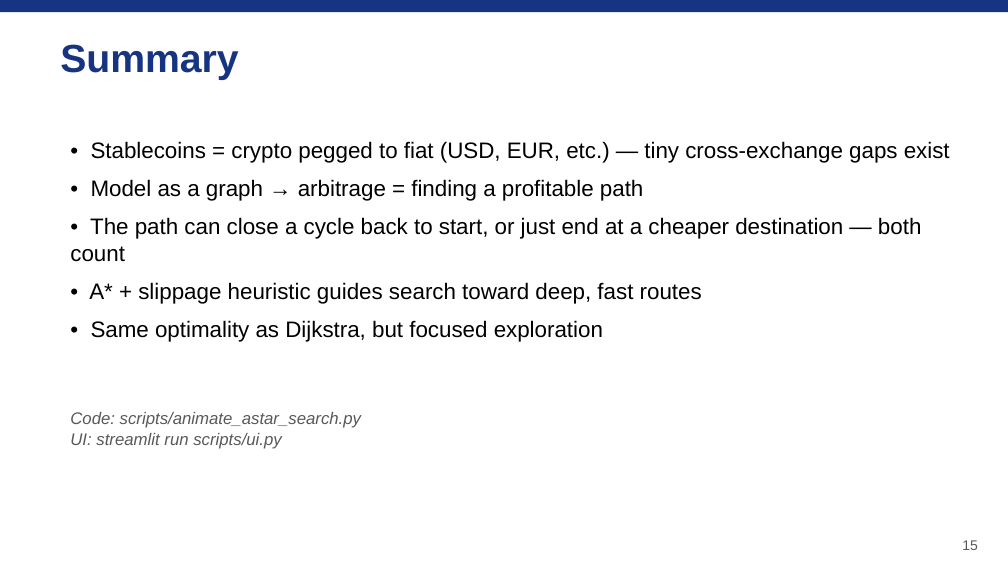
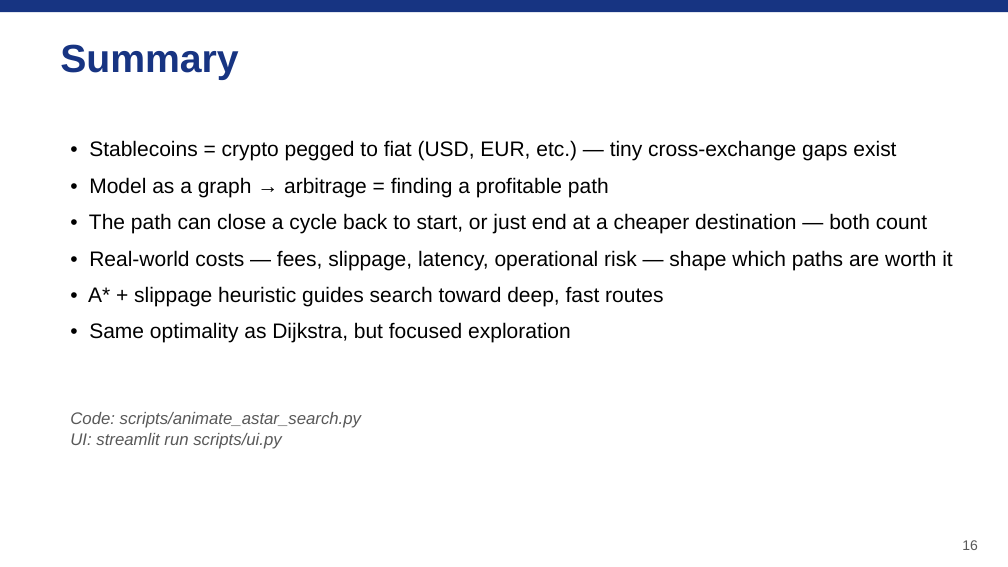
Before and after one commit to kevinl03/Stablecoin-CrossExchange-Arbitrage, a slide deck: slide 16 of astar_arbitrage_deck.pptx (slide 15 before the commit). Drawn at 1008x567 pixels with LibreOffice and Linux fonts; fonts in the diff are those of the drawing. Boxes give left, top, right and bottom in pixels: in the first picture for what was removed or moved away, otherwise in the second. Text is boxed around its words. In the diff, an @@ line names an element or a change of style, - is before the commit and + after.

```diff
--- a/astar_arbitrage_deck.pptx
+++ b/astar_arbitrage_deck.pptx
@@ text at bbox=[88, 140, 927, 343]: size 16 to 15 pt in "• Stablecoins = crypto pegged to fiat ...", "• Model as a graph → arbitrage ...", "• The path can close a cycle ...", "• A* + slippage heuristic guides search ..." and 1 more places @@
@@ text at bbox=[89, 250, 952, 270]: paragraph added @@
+• Real-world costs — fees, slippage, latency, operational risk — shape which paths are worth it
@@ text at bbox=[962, 540, 978, 550]: text changed @@
-15
+16
```
Also in this commit, not shown: 9 other slides changed, 1 slide added, 1 other file.
